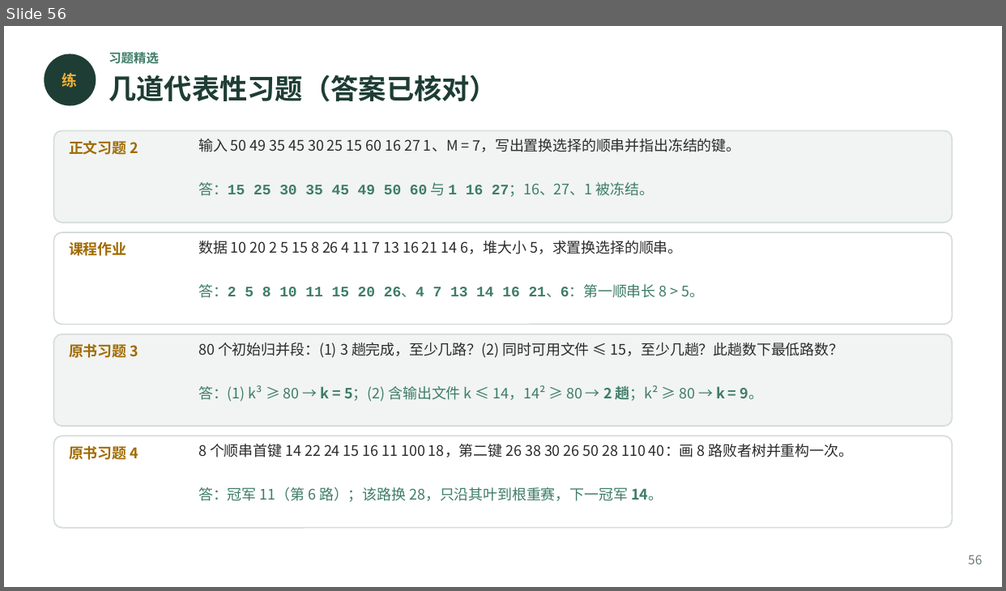
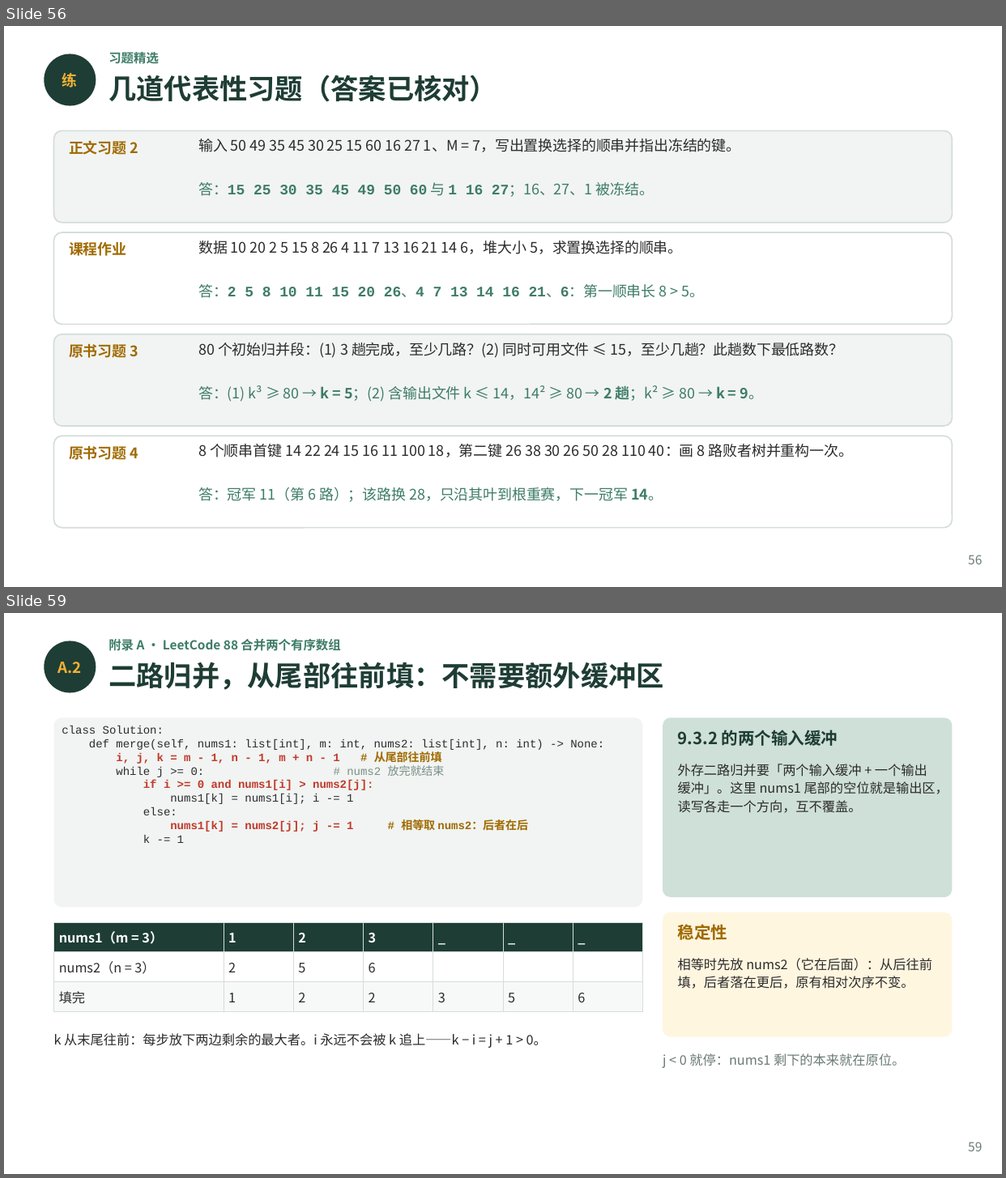
Before and after one commit to GMyhf/2026fall-cs201, a slide deck: courseware/202609_DSA_09_External_Sort.pptx. Shown one above the other, each under a label of ours: slide 56 before the commit, slides 56 and 59 after it; the slides between them are not shown. The pictures are 1006x591 and 1006x1178 pixels, drawn with LibreOffice and Linux fonts; fonts in the diff are those of the drawing. Boxes give left, top, right and bottom in pixels: in the first picture for what was removed or moved away, otherwise in the second. Text is boxed around its words. In the diff, an @@ line names an element or a change of style, - is before the commit and + after.

```diff
--- a/courseware/202609_DSA_09_External_Sort.pptx
+++ b/courseware/202609_DSA_09_External_Sort.pptx
@@ slide 59 added at (4,613,1002,1174), background #FFFFFF @@
@@ ellipse added at (44,641,96,693), fill #1E3D34 @@
@@ text added at (108,639,340,651), 9 pt, text #3E7C68, bold @@
+附录 A · LeetCode 88 合并两个有序数组
@@ text added at (58,662,82,673), 11 pt, text #F2B134, bold @@
+A.2
@@ text added at (108,662,664,690), 20 pt, text #1E3D34, bold @@
+二路归并，从尾部往前填：不需要额外缓冲区
@@ rounded rectangle added at (54,717,642,907), fill #F1F4F2 @@
@@ text added at (62,726,604,843), 8.2 pt, text #2B2B2B @@
+class Solution:
+def merge(self, nums1: list[int], m: int, nums2: list[int], n: int) -> None:
+i, j, k = m - 1, n - 1, m + n - 1 # 从尾部往前填
+while j >= 0: # nums2 放完就结束
+if i >= 0 and nums1[i] > nums2[j]:
+nums1[k] = nums1[i]; i -= 1
+else:
+nums1[k] = nums2[j]; j -= 1 # 相等取 nums2：后者在后
+k -= 1
@@ rounded rectangle added at (663,717,952,897), fill #CFE0D8 @@
@@ text added at (678,730,838,746), 12 pt, text #1E3D34, bold @@
+9.3.2 的两个输入缓冲
@@ text added at (678,764,948,813), 9.5 pt, text #2B2B2B @@
+外存二路归并要「两个输入缓冲 + 一个输出缓冲」。这里 nums1 尾部的空位就是输出区，读写各走一个方向，互不覆盖。
@@ table added at (54,922,642,1022), 3 rows, 7 columns @@
+nums1（m = 3） | 1 | 2 | 3 | _ | _ | _
+nums2（n = 3） | 2 | 5 | 6 |  |  | 
+填完 | 1 | 2 | 2 | 3 | 5 | 6
@@ rounded rectangle added at (663,913,952,1037), fill #FFF6E0 @@
@@ text added at (678,924,728,940), 12 pt, text #A06A00, bold @@
+稳定性
@@ text added at (678,958,932,989), 9.5 pt, text #2B2B2B @@
+相等时先放 nums2（它在后面）：从后往前填，后者落在更后，原有相对次序不变。
@@ text added at (54,1033,547,1048), 9.5 pt, text #2B2B2B @@
+k 从末尾往前：每步放下两边剩余的最大者。i 永远不会被 k 追上——k − i = j + 1 > 0。
@@ text added at (663,1054,905,1068), 9.5 pt, text #6B7B74 @@
+j < 0 就停：nums1 剩下的本来就在原位。
@@ text added at (968,1142,982,1152), 9 pt, text #6B7B74 @@
+59
```
Also in this commit, not shown: 2 slides changed, 8 other slides added, 2 other files.
